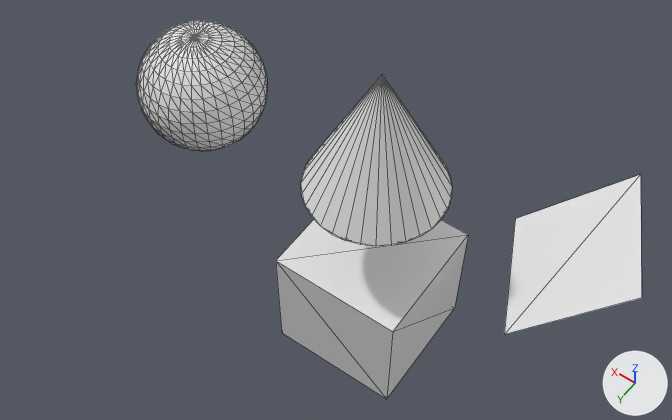
The glTF model exportedmodel.glb, before and after one commit.
The view is the same before and after, from a 50 mm camera at (-4.13, 6.7, 11.92) aimed at (0.44, 0.31, 1.87). Lighting does not change. The marker at lower right points along +X, +Y and +Z. Mesh edges are drawn as thin lines. Where no turn or scale is listed for an object, it has been applied to the vertices.

Script lines for the objects in view, before the commit:
```python
me_cone = bpy.data.meshes.new('Cone')
me_cone.from_pydata(...)  # a 32-sided cone pointing to +z spanning x -1.0..1.0, y -1.0..1.0, z -1.0..1.0
me_cube = bpy.data.meshes.new('Cube')
me_cube.from_pydata(...)  # a box spanning x -1.0..1.0, y -1.0..1.0, z -1.0..1.0
me_cube.materials.append(mat_material)  # white #e7e7e7
me_plane = bpy.data.meshes.new('Plane')
me_plane.from_pydata([(-0.26, -1.22, 0.68), (1.08, -0.61, -0.68), (-1.08, 0.61, 0.68), (0.26, 1.22, -0.68)], [], [(0, 1, 3), (0, 3, 2)])
ob_cone = bpy.data.objects.new('Cone', me_cone)
ob_cone.location = (0.0, 0.0, 3.41)
ob_cube = bpy.data.objects.new('Cube', me_cube)
ob_cube.location = (0.0, 0.0, 0.0)
ob_plane = bpy.data.objects.new('Plane', me_plane)
ob_plane.location = (-2.5, -1.06, 1.66)
# also in view: 'Sphere' at (3.56, -0.53, 1.76)
```
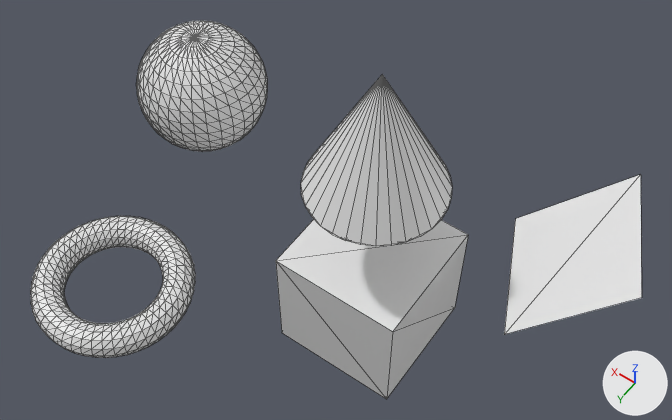
The change in detail:
Mesh me_torus is new.
It is a torus around z (ring radius 1.0, tube radius 0.25) spanning x -1.25..1.25, y -1.25..1.25, z -0.25..0.25.
Object 'Torus' (ob_torus) is new; it shows me_torus.
Its location is (3.26, 2.23, -0.06).

Boxes [x1, y1, x2, y2] around the edits, measured in the pictures (672 x 420 px):
'Torus', added: after [31, 216, 195, 358]
